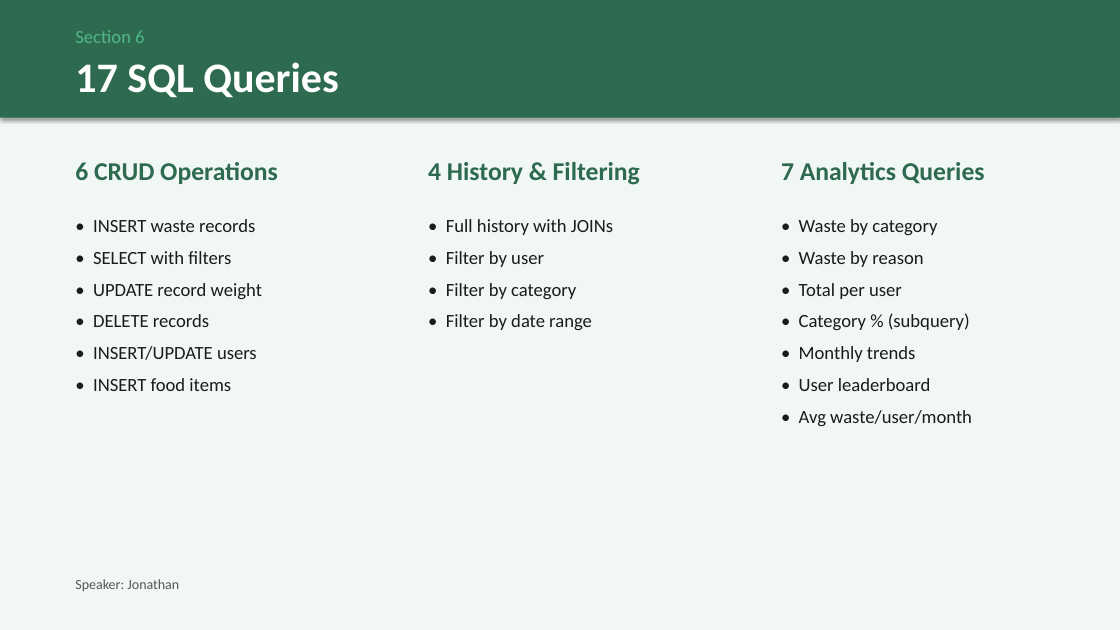
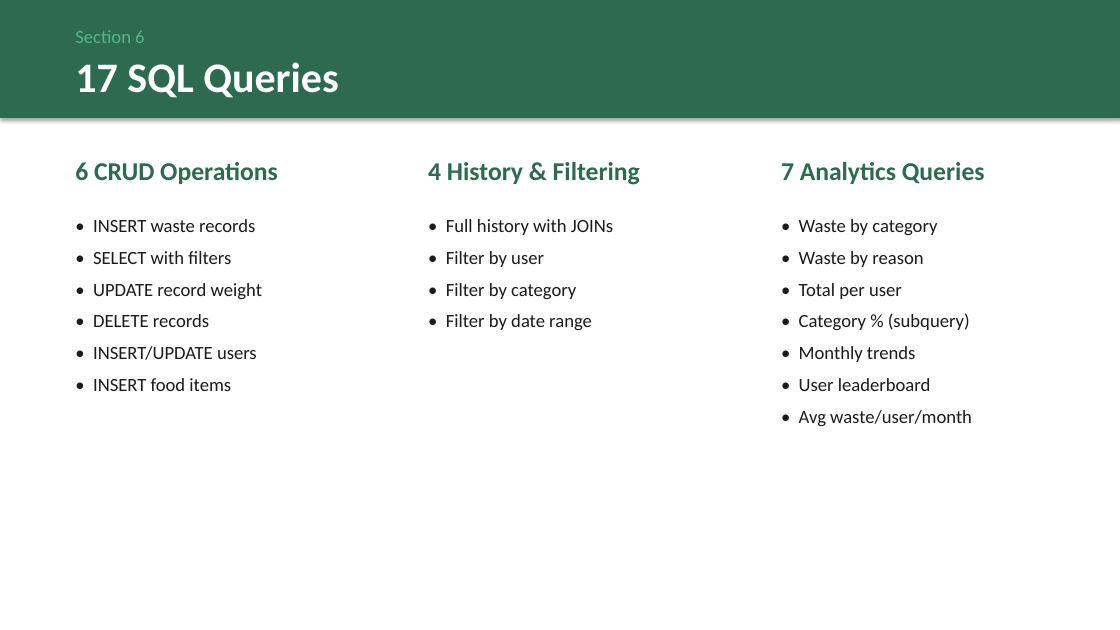
Before and after one commit to jonathan-chamberlin/cs3200-project, a slide deck: slide 8 of presentation/CS3200_Food_Waste_Tracker.pptx. Drawn at 1120x630 pixels with LibreOffice and Linux fonts; fonts in the diff are those of the drawing. Boxes give left, top, right and bottom in pixels: in the first picture for what was removed or moved away, otherwise in the second. Text is boxed around its words. In the diff, an @@ line names an element or a change of style, - is before the commit and + after.

```diff
--- a/presentation/CS3200_Food_Waste_Tracker.pptx
+++ b/presentation/CS3200_Food_Waste_Tracker.pptx
@@ background #F0F7F4 to #FFFFFF @@
@@ text removed at bbox=[75, 579, 179, 591] @@
-Speaker: Jonathan
```
Also in this commit, not shown: 9 other slides changed, 1 other file.
